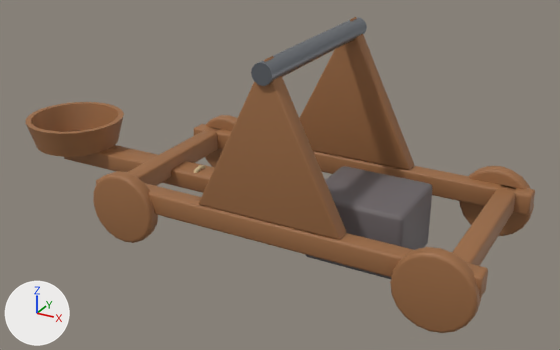
An edit to the FBX model Assets/Resources/Models/catapult.fbx, drawn before and after from the same camera.
Before and after are seen from a 50 mm lens placed at (2.53, -5.14, 2.77), pointed at (-0.31, 0.02, 0.19). Lighting does not change. The marker at lower left points along +X, +Y and +Z. The first picture is the older version. Where no turn or scale is listed for an object, it has been applied to the vertices.

Names of what the first picture shows: 'Arm', 'catapult'.
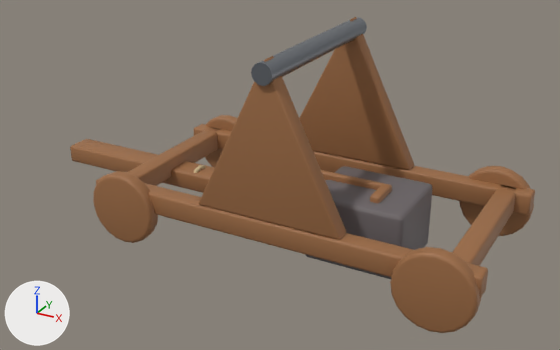
What differs and where, as boxes (x1, y1, x2, y2) in the pictures (560 x 350 px; the box of a moved part takes in the faces that stretch with it):
'Arm', reshaped (11% narrower, 21% shorter): before (26, 102, 433, 279); after (70, 139, 433, 279)
'Bucket', added: after (321, 170, 392, 203)
part 1 of me_arm, deleted (brown): before (26, 102, 124, 157)
part 2 of me_arm, moved or reshaped: before (64, 145, 215, 193); after (70, 139, 215, 193)

The change, as a diff of the scene's bpy script:
```diff
--- a/Assets/Resources/Models/catapult.fbx.py
+++ b/Assets/Resources/Models/catapult.fbx.py
@@ me_arm @@
 # used by ob_arm; location = (0.0, 0.0, 1.3)
-me_arm.from_pydata(...)  # 512 vertices, 482 faces; spans x -2.95..0.9, y -0.45..0.45, z -1.6..-0.97
+me_arm.from_pydata(...)  # 400 vertices, 396 faces; spans x -2.5..0.9, y -0.35..0.35, z -1.6..-1.05
+# me_arm part 1: the loose piece of 112 vertices spanning x -2.95..-2.05, y -0.45..0.45, z -1.22..-0.97 is deleted
+# me_arm part 2
+# 28 vertices in x -2.6..-2.58, y -0.12..0.12, z -1.38..-1.22 move by (0.1, 0.0, 0.0)
 me_arm.materials.append(mat_tex_wood)
@@ me_bucket @@
+me_bucket.from_pydata(...)  # 228 vertices, 217 faces; spans x 1.84..3.16, y 1.08..1.36, z -0.3..0.3
+# faces by material slot: [216, 1]
+me_bucket.materials.append(mat_tex_wood)  # brown #9c6b43
+me_bucket.materials.append(mat_col_c9b48a)  # beige #c9b48a
@@ ob_bucket @@
+ob_bucket = bpy.data.objects.new('Bucket', me_bucket)
+ob_bucket.location = (-2.5, -1.3, 0.0)
```
